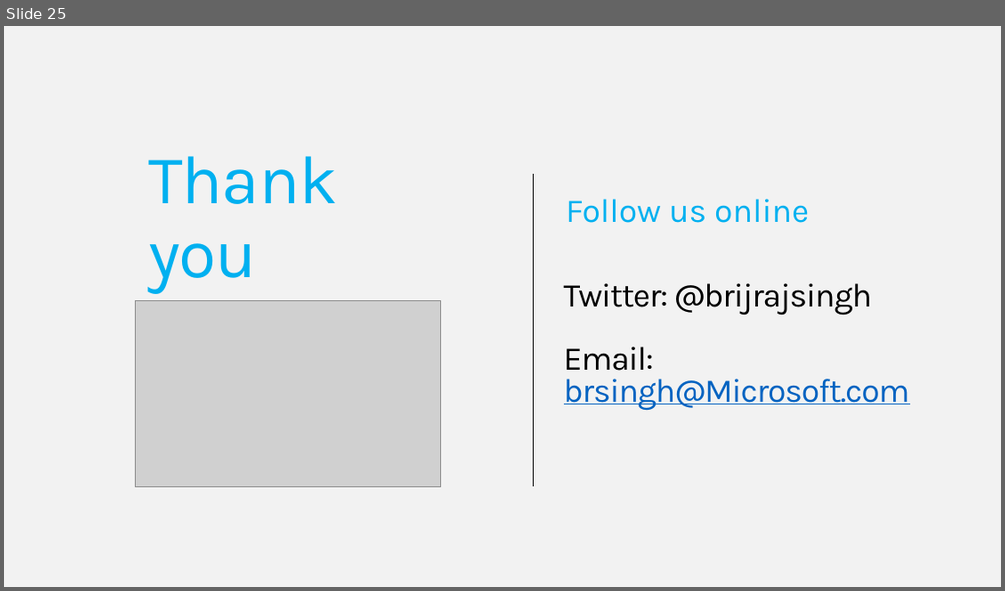
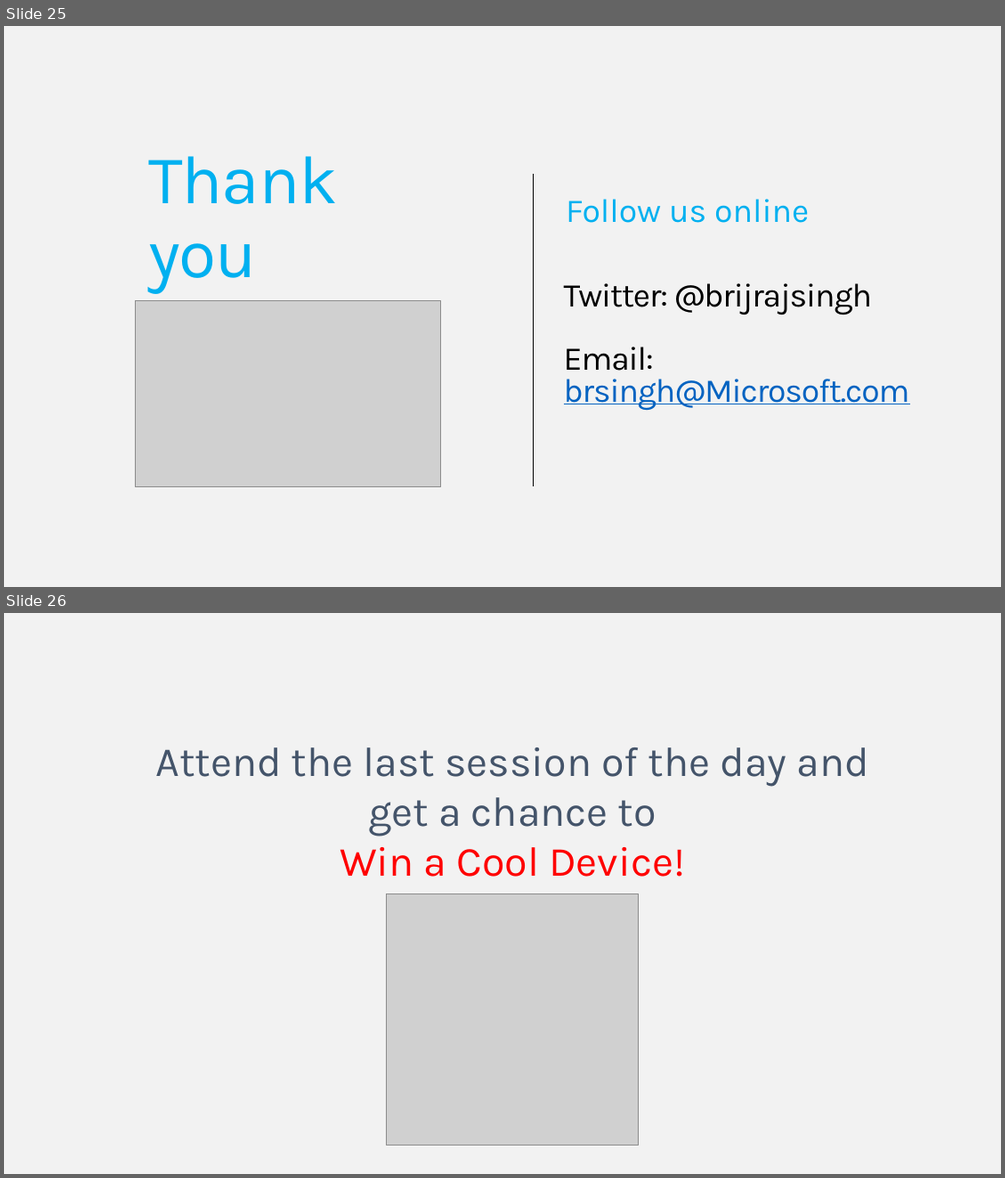
Before and after one commit to FutureUnleashed/OSS, a slide deck: PHP/Future Unleashed_PHPWebApp.pptx. Shown one above the other, each under a label of ours: slide 25 before the commit, slides 25 and 26 after it. The pictures are 1005x591 and 1005x1178 pixels, drawn with LibreOffice and Linux fonts; fonts in the diff are those of the drawing; grey boxes stand for pictures; background and template pictures are left out. Boxes give left, top, right and bottom in pixels: in the first picture for what was removed or moved away, otherwise in the second. Text is boxed around its words. In the diff, an @@ line names an element or a change of style, - is before the commit and + after.

```diff
--- a/PHP/Future Unleashed_PHPWebApp.pptx
+++ b/PHP/Future Unleashed_PHPWebApp.pptx
@@ slide 26 added at box(4, 613, 1001, 1174), background picture (left out); not listed: 1 template element that a slide beside it also shows @@
@@ text added at box(155, 747, 869, 876), 40 pt, text #44546A @@
+Attend the last session of the day and
+get a chance to
+Win a Cool Device!
@@ picture added at box(387, 893, 639, 1145) @@
```
Also in this commit, not shown: 2 slides changed, 5 other slides added, 1 other file.
